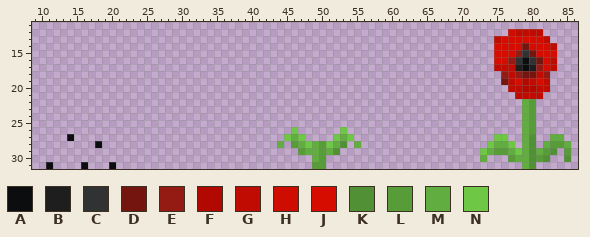
Two versions of one sprite sheet, Hocus Potions/Assets/Resources/Plants/poppy.png. Above is the file before it was changed.
The file is 96x32 pixels. Colours within 5 levels of each other are drawn and written as one. Shown: x 9..86, y 11..31.
Palette (. is transparent): A #0c0d0e  B #1e1e1e  C #313333  D #741510  E #941b14  F #b10900  G #bf0b01  H #ce0c00  J #d60c01  K #519035  L #579c38  M #61ad3f  N #6ec745
Pixels before, first column x 11:
12 ..................................................................HGGGG....
13 ................................................................GJJJJJJG...
14 ................................................................JJJJDJJJG..
15 ................................................................JJJECDJJJ..
16 ................................................................JJECACDJG..
17 ................................................................GGGBABEJG..
18 .................................................................EGEDDGE...
19 .................................................................DGJFGJG...
20 ..................................................................GGFFGG...
21 ...................................................................GGGG....
22 ....................................................................ML.....
23 ....................................................................ML.....
24 ....................................................................ML.....
25 ....................................................................ML.....
26 ...................................N......N.........................ML.....
27 ...A..............................NMN....NMN....................NN..MK..MM.
28 .......A.........................M.LMNMLNMK.M..................NMMN.MK.MLLM
29 ....................................LMMLMK....................NMLLMNMKMLK.L
30 ......................................ML......................M...LMMKLK..K
31 A....A...A............................LL............................MK.....
After:
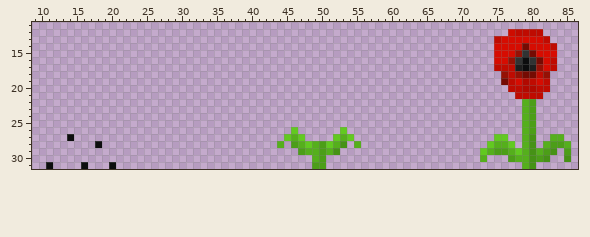
The exact change:
{"colour":"D","old":"#741510","new":"#750b03"}
{"colour":"E","old":"#941b14","new":"#951105"}
{"colour":"K","old":"#519035","new":"#469216"}
{"colour":"L","old":"#579c38","new":"#4c9e18"}
{"colour":"M","old":"#61ad3f","new":"#55af1c"}
{"colour":"N","old":"#6ec745","new":"#62c920"}
{"label":"changed","picture_box":[480,43,571,169]}
{"label":"changed","picture_box":[277,127,361,169]}
